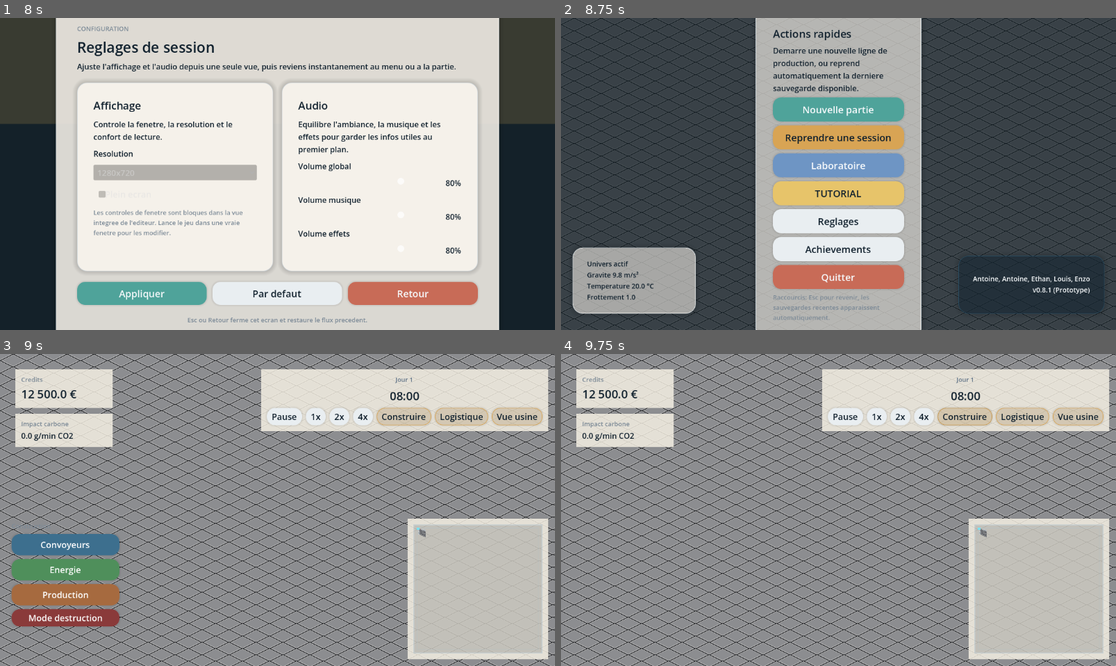
Above: before the commit, frames 1-4 (two rows, left to right).
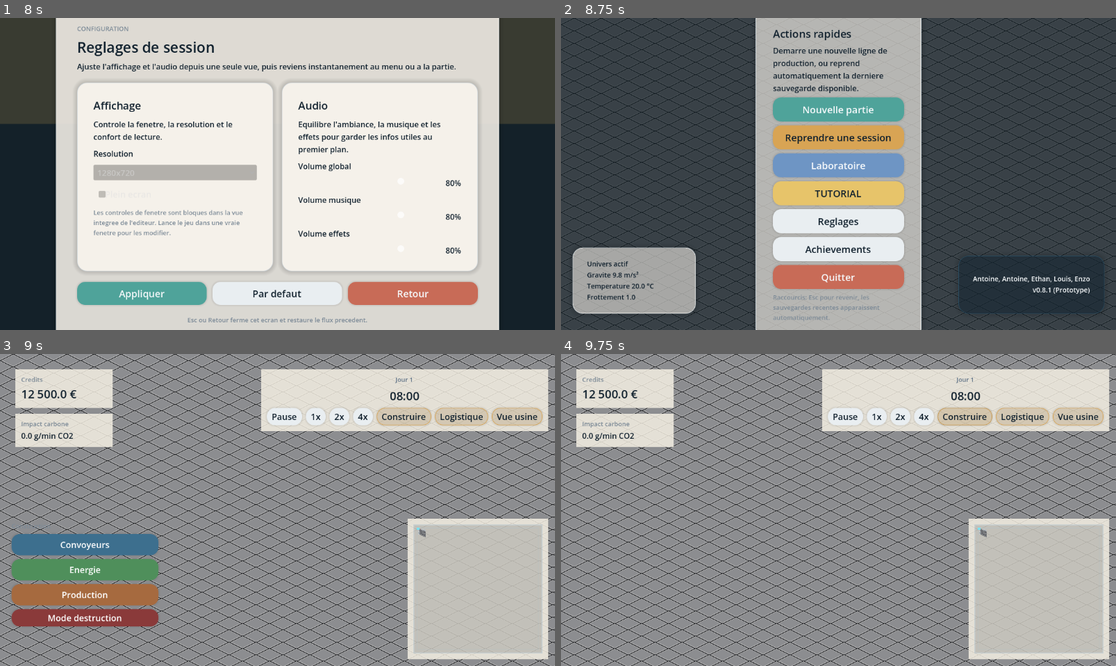
Above: after the commit, the same moments.

Repository: AApoLLoo/Projet
Game: Godot game, scene res://scene/main_menu.tscn
Same seed, same stepped clock (60 frames per second), same inputs: the game is played once before the commit and once after it.
Inputs:
- Up to frame 1 (8 s): click "Laboratoire" at 0.5 s; click "Appliquer" at 1.25 s; click "OK" at 2 s; click "Par defaut" at 2.75 s; click "Retour" at 3.5 s; click "Reglages" at 4.25 s; click "Appliquer" at 5 s; click "OK" at 5.75 s; click "Par defaut" at 6.5 s; click "OK" at 7.25 s
- Up to frame 2 (8.75 s): click "Retour" at 8 s
- Up to frame 3 (9 s): click "Nouvelle partie" at 8.75 s
- Up to frame 4 (9.75 s): click "Construire" at 9.5 s

Frames 1-2 are identical in both runs. In frame 3, 2.5% of the frame differs, in the area x 5-29%, y 57-88%; in frame 4, nothing differs.

Commit message:
Simplify start flow and tweak HUD build UX
Always start a new game from the Start button (remove continue/auto-load logic) in main_menu.gd. In HUD.gd increase build button minimum width (Vector2(305,44)), stop auto-closing the build menu when a building is selected, and ensure closing the build menu cancels the active building ghost by calling stop_building(). These changes simplify startup behavior and improve the build-menu/user experience.

Diff:
--- a/scene/main_menu.gd
+++ b/scene/main_menu.gd
@@ -101,13 +101,9 @@
 		return
 	_menu_description_label.text = _menu_descriptions.get(button, "")
 
+# APRÈS
 func _on_start_pressed() -> void:
-	# Continuer la dernière sauvegarde si elle existe, sinon démarrer une nouvelle partie.
-	var existing_slots: Array[Dictionary] = SaveSystem.get_save_slots()
-	if existing_slots.is_empty():
-		SaveSystem.request_new_game()
-	else:
-		SaveSystem.request_load_game()  # Charge automatiquement le slot le plus récent
+	SaveSystem.request_new_game()
 	_change_scene(LEVEL_SCENE)
 
 func _on_load_pressed() -> void:
--- a/script/HUD.gd
+++ b/script/HUD.gd
@@ -343,7 +343,7 @@
 	for button in [btn_toggle_build_menu, btn_toggle_orders, btn_toggle_session_overview]:
 		UITheme.style_button(button, UITheme.ACCENT_GOLD, UITheme.INK_DARK, true, true)
 	for button in [btn_build_belt, btn_build_turbine, btn_build_factory]:
-		button.custom_minimum_size = Vector2(0.0, 44.0)
+		button.custom_minimum_size = Vector2(305.0, 44.0)
 	for button in [curve_top, curve_down, curve_right, curve_left, belt_droit, belt_left]:
 		UITheme.style_button(button, Color("#E9EEF1"), UITheme.INK_DARK, false, true)
 	UITheme.style_card(orders_panel, false, true)
@@ -438,9 +438,6 @@
 	if building_manager:
 		var data = buildings_data[building_type]
 		building_manager.start_building(data["scene"], data["cost"], data["texture"], data.get("frames", 1))
-		# Fermer le menu de construction après la sélection
-		if build_menu_container:
-			build_menu_container.visible = false
 		# Masquer le panneau entité quand on entre en mode construction
 		if _entity_panel:
 			_entity_panel.hide()
@@ -655,9 +652,13 @@
 	_update_order_panel()
 	orders_panel.visible = not orders_panel.visible
 
+# APRÈS
 func _toggle_build_menu() -> void:
 	if build_menu_container == null:
 		return
+	# Si on ferme le menu, on annule aussi le mode construction (supprime le fantôme)
+	if build_menu_container.visible and _building_manager:
+		_building_manager.stop_building()
 	build_menu_container.visible = not build_menu_container.visible
 
 func _update_session_overview() -> void:
